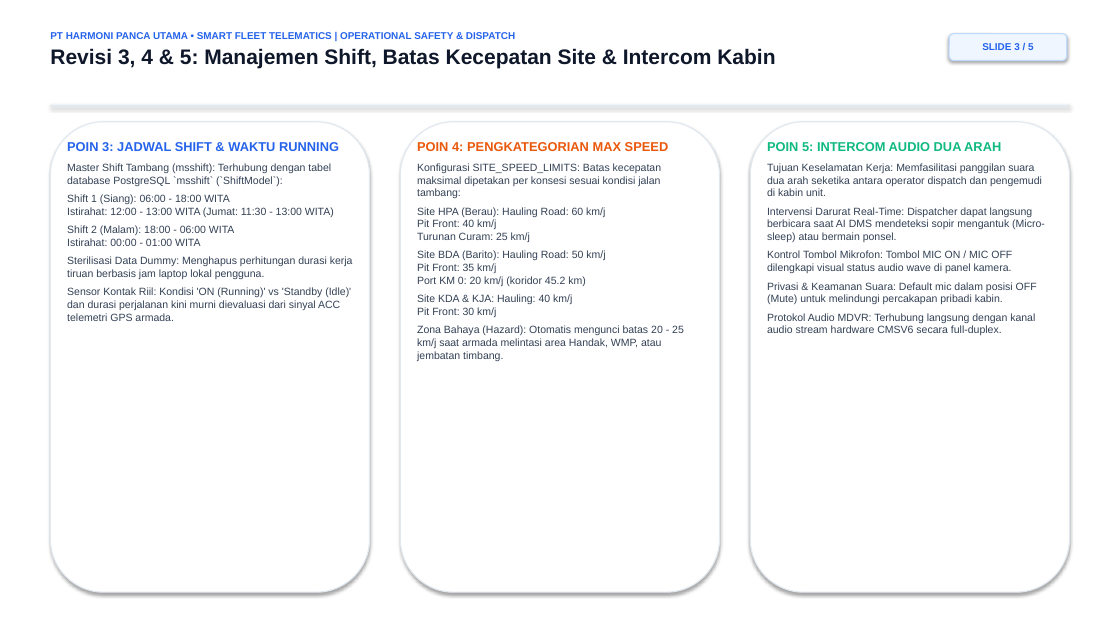
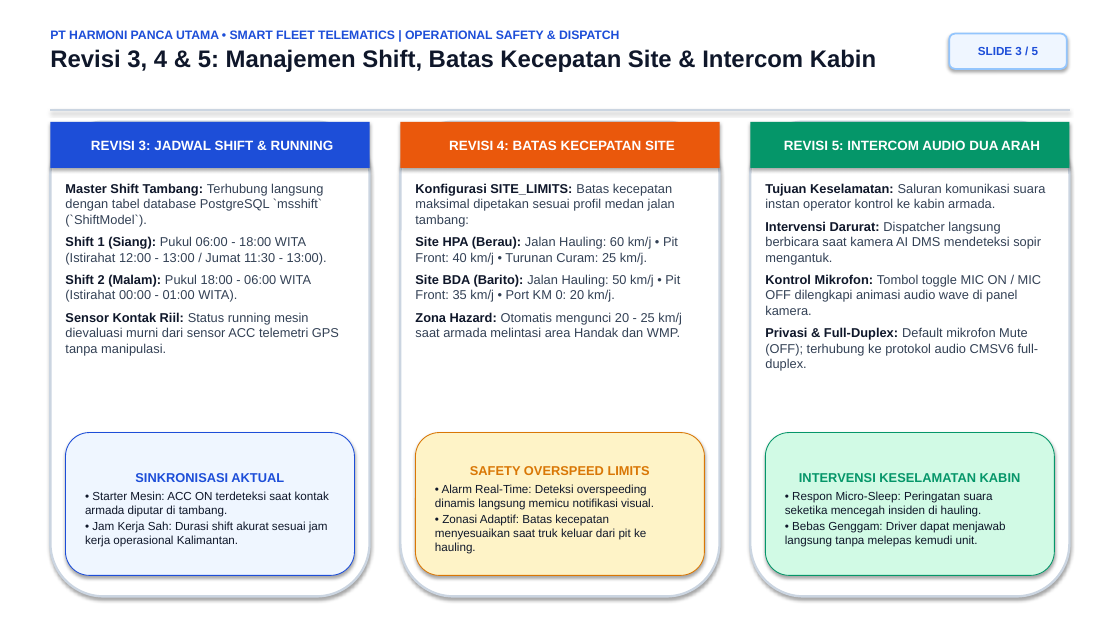
Before and after one commit to CahyaDwiSaputra/Magang-HPU, a slide deck: slide 3 of documents/Laporan_Progress_Revisi_Dashcam_HPU.pptx. Drawn at 1120x630 pixels with LibreOffice and Linux fonts; fonts in the diff are those of the drawing. Boxes give left, top, right and bottom in pixels: in the first picture for what was removed or moved away, otherwise in the second. Text is boxed around its words. In the diff, an @@ line names an element or a change of style, - is before the commit and + after.

Commit message:
style: polish executive 5-slide presentation with bold lead-ins, WCAG AAA contrast, and zero layout collision

```diff
--- a/documents/Laporan_Progress_Revisi_Dashcam_HPU.pptx
+++ b/documents/Laporan_Progress_Revisi_Dashcam_HPU.pptx
@@ text "PT HARMONI PANCA UTAMA • ..." at (50, 30, 876, 72): size 8.5 to 10.5 pt, text colour #2563EB to #1D4ED8 in "PT HARMONI PANCA UTAMA • SMART FLEET ..."; size 18 to 20.5 pt in "Revisi 3, 4 & 5: Manajemen Shift, ..." @@
@@ rounded rectangle "SLIDE 3 / 5": place and size @@
-rounded rectangle "SLIDE 3 / 5" at (949, 34, 1067, 60)
+rounded rectangle "SLIDE 3 / 5" at (949, 34, 1067, 69)
@@ rounded rectangle "SLIDE 3 / 5" at (949, 34, 1067, 69): size 8.5 to 10 pt, text colour #2563EB to #1D4ED8; outline #BFDBFE 1 pt to #93C5FD 1.5 pt @@
@@ rectangle: place and size @@
-rectangle at (50, 105, 1070, 106)
+rectangle at (50, 109, 1070, 111)
@@ rectangle at (50, 109, 1070, 111): fill #E2E8F0 to #CBD5E1; outline #E2E8F0 0.75 pt to #CBD5E1 0.75 pt @@
@@ rounded rectangle: place and size @@
-rounded rectangle at (50, 122, 370, 592)
+rounded rectangle at (50, 122, 370, 597)
@@ rounded rectangle at (50, 122, 370, 597): outline #E2E8F0 1 pt to #CBD5E1 2 pt @@
@@ rectangle added at (50, 122, 370, 168), fill #1D4ED8, 11.5 pt, text #FFFFFF, bold @@
+REVISI 3: JADWAL SHIFT & RUNNING
@@ rounded rectangle at (401, 122, 720, 597): outline #E2E8F0 1 pt to #CBD5E1 2 pt @@
@@ rounded rectangle: place and size @@
-rounded rectangle at (750, 122, 1070, 592)
+rounded rectangle at (401, 122, 720, 597)
@@ rounded rectangle removed at (401, 122, 720, 592) @@
@@ rectangle added at (401, 122, 720, 168), fill #EA580C, 11.5 pt, text #FFFFFF, bold @@
+REVISI 4: BATAS KECEPATAN SITE
@@ rounded rectangle added at (750, 122, 1070, 597), fill #FFFFFF, outline #CBD5E1 2 pt @@
@@ rectangle added at (750, 122, 1070, 168), fill #059669, 11.5 pt, text #FFFFFF, bold @@
+REVISI 5: INTERCOM AUDIO DUA ARAH
@@ text at (65, 183, 339, 356): text changed; size 9 to 11 pt @@
-POIN 3: JADWAL SHIFT & WAKTU RUNNING
-Master Shift Tambang (msshift): Terhubung dengan tabel database PostgreSQL `msshift` (`ShiftModel`):
-Shift 1 (Siang): 06:00 - 18:00 WITA
-Istirahat: 12:00 - 13:00 WITA (Jumat: 11:30 - 13:00 WITA)
-Shift 2 (Malam): 18:00 - 06:00 WITA
-Istirahat: 00:00 - 01:00 WITA
-Sterilisasi Data Dummy: Menghapus perhitungan durasi kerja tiruan berbasis jam laptop lokal pengguna.
-Sensor Kontak Riil: Kondisi 'ON (Running)' vs 'Standby (Idle)' dan durasi perjalanan kini murni dievaluasi dari sinyal ACC telemetri GPS armada.
+Master Shift Tambang: Terhubung langsung dengan tabel database PostgreSQL `msshift` (`ShiftModel`).
+Shift 1 (Siang): Pukul 06:00 - 18:00 WITA (Istirahat 12:00 - 13:00 / Jumat 11:30 - 13:00).
+Shift 2 (Malam): Pukul 18:00 - 06:00 WITA (Istirahat 00:00 - 01:00 WITA).
+Sensor Kontak Riil: Status running mesin dievaluasi murni dari sensor ACC telemetri GPS tanpa manipulasi.
@@ text at (415, 183, 682, 337): text changed; size 9 to 11 pt @@
-POIN 4: PENGKATEGORIAN MAX SPEED
-Konfigurasi SITE_SPEED_LIMITS: Batas kecepatan maksimal dipetakan per konsesi sesuai kondisi jalan tambang:
-Site HPA (Berau): Hauling Road: 60 km/j
-Pit Front: 40 km/j
-Turunan Curam: 25 km/j
-Site BDA (Barito): Hauling Road: 50 km/j
-Pit Front: 35 km/j
-Port KM 0: 20 km/j (koridor 45.2 km)
-Site KDA & KJA: Hauling: 40 km/j
-Pit Front: 30 km/j
-Zona Bahaya (Hazard): Otomatis mengunci batas 20 - 25 km/j saat armada melintasi area Handak, WMP, atau jembatan timbang.
+Konfigurasi SITE_LIMITS: Batas kecepatan maksimal dipetakan sesuai profil medan jalan tambang:
+Site HPA (Berau): Jalan Hauling: 60 km/j • Pit Front: 40 km/j • Turunan Curam: 25 km/j.
+Site BDA (Barito): Jalan Hauling: 50 km/j • Pit Front: 35 km/j • Port KM 0: 20 km/j.
+Zona Hazard: Otomatis mengunci 20 - 25 km/j saat armada melintasi area Handak dan WMP.
@@ text at (765, 183, 1045, 371): text changed; size 9 to 11 pt @@
-POIN 5: INTERCOM AUDIO DUA ARAH
-Tujuan Keselamatan Kerja: Memfasilitasi panggilan suara dua arah seketika antara operator dispatch dan pengemudi di kabin unit.
-Intervensi Darurat Real-Time: Dispatcher dapat langsung berbicara saat AI DMS mendeteksi sopir mengantuk (Micro-sleep) atau bermain ponsel.
-Kontrol Tombol Mikrofon: Tombol MIC ON / MIC OFF dilengkapi visual status audio wave di panel kamera.
-Privasi & Keamanan Suara: Default mic dalam posisi OFF (Mute) untuk melindungi percakapan pribadi kabin.
-Protokol Audio MDVR: Terhubung langsung dengan kanal audio stream hardware CMSV6 secara full-duplex.
+Tujuan Keselamatan: Saluran komunikasi suara instan operator kontrol ke kabin armada.
+Intervensi Darurat: Dispatcher langsung berbicara saat kamera AI DMS mendeteksi sopir mengantuk.
+Kontrol Mikrofon: Tombol toggle MIC ON / MIC OFF dilengkapi animasi audio wave di panel kamera.
+Privasi & Full-Duplex: Default mikrofon Mute (OFF); terhubung ke protokol audio CMSV6 full-duplex.
@@ rounded rectangle added at (66, 433, 355, 576), fill #EFF6FF, outline #1D4ED8 0.75 pt, 10 pt, text #0F172A @@
+SINKRONISASI AKTUAL
+• Starter Mesin: ACC ON terdeteksi saat kontak armada diputar di tambang.
+• Jam Kerja Sah: Durasi shift akurat sesuai jam kerja operasional Kalimantan.
@@ rounded rectangle added at (416, 433, 705, 576), fill #FEF3C7, outline #D97706 0.75 pt, 10 pt, text #0F172A @@
+SAFETY OVERSPEED LIMITS
+• Alarm Real-Time: Deteksi overspeeding dinamis langsung memicu notifikasi visual.
+• Zonasi Adaptif: Batas kecepatan menyesuaikan saat truk keluar dari pit ke hauling.
@@ rounded rectangle added at (765, 433, 1054, 576), fill #D1FAE5, outline #059669 0.75 pt, 10 pt, text #0F172A @@
+INTERVENSI KESELAMATAN KABIN
+• Respon Micro-Sleep: Peringatan suara seketika mencegah insiden di hauling.
+• Bebas Genggam: Driver dapat menjawab langsung tanpa melepas kemudi unit.
```
Also in this commit, not shown: 4 other slides changed, 1 other file.
